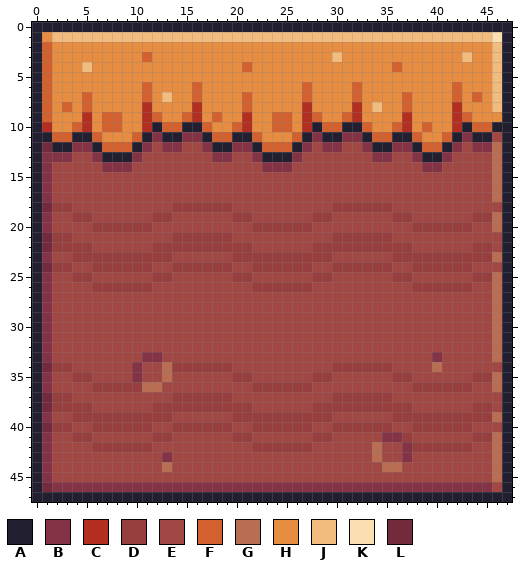
Edited in one commit: pixel-art sprite (assets/9patch_Orange Grass 9Patch_all_17.png). This is how it looked before the edit.
The file is 48x48 pixels.
Palette (. is transparent): A #211f30  B #843346  C #b22e20  D #963f3e  E #a14744  F #d2612f  G #b96e54  H #e68d41  J #f2bc7e  K #fbdfb1  L #732a3d
The result:
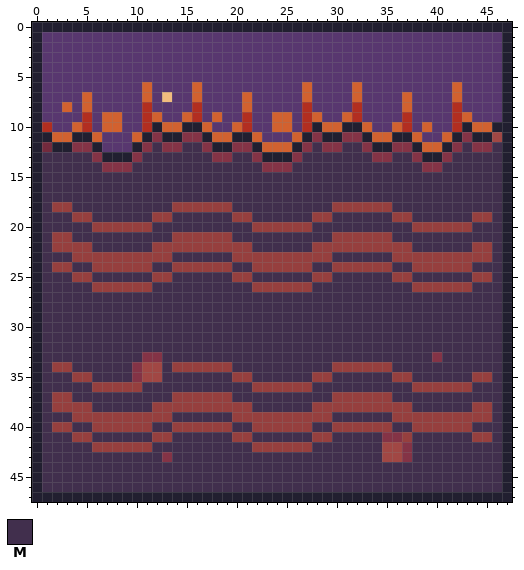
Colours new in this view: M #412f4d
Changes in this commit:
@@ palette @@
-H #e68d41
+H #58376f
@@ x 0..47 @@
  0 AAAAAAAAAAAAAAAAAAAAAAAAAAAAAAAAAAAAAAAAAAAAAAAA
- 1 AHJJJJJJJJJJJJJJJJJJJJJJJJJJJJJJJJJJJJJJJJJJJJKA
- 2 AFHHHHHHHHHHHHHHHHHHHHHHHHHHHHHHHHHHHHHHHHHHHHJA
- 3 AFHHHHHHHHHFHHHHHHHHHHHHHHHHHHJHHHHHHHHHHHHJHHJA
- 4 AFHHHJHHHHHHHHHHHHHHHFHHHHHHHHHHHHHHFHHHHHHHHHJA
- 5 AFHHHHHHHHHHHHHHHHHHHHHHHHHHHHHHHHHHHHHHHHHHHHJA
- 6 AFHHHHHHHHHFHHHHFHHHHHHHHHHFHHHHFHHHHHHHHHFHHHJA
- 7 AFHHHFHHHHHFHJHHFHHHHFHHHHHFHHHHFHHHHFHHHHFHFHJA
- 8 AFHFHFHHHHHCHHHHCHHHHFHHHHHCHHHHCHJHHFHHHHCHHHJA
- 9 AFHHHCHFFHHCFHHFCHFHHCHHFFHCFHHFCHHHHCHHHHCFHHHA
+ 1 AHHHHHHHHHHHHHHHHHHHHHHHHHHHHHHHHHHHHHHHHHHHHHHA
+ 2 AHHHHHHHHHHHHHHHHHHHHHHHHHHHHHHHHHHHHHHHHHHHHHHA
+ 3 AHHHHHHHHHHHHHHHHHHHHHHHHHHHHHHHHHHHHHHHHHHHHHHA
+ 4 AHHHHHHHHHHHHHHHHHHHHHHHHHHHHHHHHHHHHHHHHHHHHHHA
+ 5 AHHHHHHHHHHHHHHHHHHHHHHHHHHHHHHHHHHHHHHHHHHHHHHA
+ 6 AHHHHHHHHHHFHHHHFHHHHHHHHHHFHHHHFHHHHHHHHHFHHHHA
+ 7 AHHHHFHHHHHFHJHHFHHHHFHHHHHFHHHHFHHHHFHHHHFHHHHA
+ 8 AHHFHFHHHHHCHHHHCHHHHFHHHHHCHHHHCHHHHFHHHHCHHHHA
+ 9 AHHHHCHFFHHCFHHFCHFHHCHHFFHCFHHFCHHHHCHHHHCFHHHA
 10 ACHHFCHFFHHCAFFAAFHHFCHHFFHCAFFAAFHHFCHFHHCAFFAA
 11 AAFFAAFHHHFABAABBAFFAAFHHHFABAABBAFFAAFHHFABAAEA
-12 ALAABBAFFFABEBBEEBAABBAFFFABEBBEEBAABBAFFABEBBGA
-13 ABBBEEBAAABEEEEEEEBBEEBAAABEEEEEEEBBEEBAABEEEEGA
-14 ABEEEEEBBBEEEEEEEEEEEEEBBBEEEEEEEEEEEEEBBEEEEEGA
-15 ABEEEEEEEEEEEEEEEEEEEEEEEEEEEEEEEEEEEEEEEEEEEEGA
-16 ABEEEEEEEEEEEEEEEEEEEEEEEEEEEEEEEEEEEEEEEEEEEEGA
-17 ABEEEEEEEEEEEEEEEEEEEEEEEEEEEEEEEEEEEEEEEEEEEEGA
-18 ALDDEEEEEEEEEEDDDDDDEEEEEEEEEEDDDDDDEEEEEEEEEEEA
-19 ABEEDDEEEEEEDDEEEEEEDDEEEEEEDDEEEEEEDDEEEEEEDDGA
-20 ABEEEEDDDDDDEEEEEEEEEEDDDDDDEEEEEEEEEEDDDDDDEEGA
-21 ALDDEEEEEEEEEEDDDDDDEEEEEEEEEEDDDDDDEEEEEEEEEEEA
-22 ALDDDDEEEEEEDDDDDDDDDDEEEEEEDDDDDDDDDDEEEEEEDDEA
-23 ABEEDDDDDDDDDDEEEEEEDDDDDDDDDDEEEEEEDDDDDDDDDDGA
-24 ALDDEEDDDDDDEEDDDDDDEEDDDDDDEEDDDDDDEEDDDDDDEEEA
-25 ABEEDDEEEEEEDDEEEEEEDDEEEEEEDDEEEEEEDDEEEEEEDDGA
-26 ABEEEEDDDDDDEEEEEEEEEEDDDDDDEEEEEEEEEEDDDDDDEEGA
-27 ABEEEEEEEEEEEEEEEEEEEEEEEEEEEEEEEEEEEEEEEEEEEEGA
-28 ABEEEEEEEEEEEEEEEEEEEEEEEEEEEEEEEEEEEEEEEEEEEEGA
-29 ABEEEEEEEEEEEEEEEEEEEEEEEEEEEEEEEEEEEEEEEEEEEEGA
-30 ABEEEEEEEEEEEEEEEEEEEEEEEEEEEEEEEEEEEEEEEEEEEEGA
-31 ABEEEEEEEEEEEEEEEEEEEEEEEEEEEEEEEEEEEEEEEEEEEEGA
-32 ABEEEEEEEEEEEEEEEEEEEEEEEEEEEEEEEEEEEEEEEEEEEEGA
-33 ABEEEEEEEEEBBEEEEEEEEEEEEEEEEEEEEEEEEEEEBEEEEEGA
-34 ALDDEEEEEEBEEGDDDDDDEEEEEEEEEEDDDDDDEEEEGEEEEEEA
-35 ABEEDDEEEEBEEGEEEEEEDDEEEEEEDDEEEEEEDDEEEEEEDDGA
-36 ABEEEEDDDDDGGEEEEEEEEEDDDDDDEEEEEEEEEEDDDDDDEEGA
-37 ALDDEEEEEEEEEEDDDDDDEEEEEEEEEEDDDDDDEEEEEEEEEEEA
-38 ALDDDDEEEEEEDDDDDDDDDDEEEEEEDDDDDDDDDDEEEEEEDDEA
-39 ABEEDDDDDDDDDDEEEEEEDDDDDDDDDDEEEEEEDDDDDDDDDDGA
-40 ALDDEEDDDDDDEEDDDDDDEEDDDDDDEEDDDDDDEEDDDDDDEEEA
-41 ABEEDDEEEEEEDDEEEEEEDDEEEEEEDDEEEEEBBDEEEEEEDDGA
-42 ABEEEEDDDDDDEEEEEEEEEEDDDDDDEEEEEEGEEBDDDDDDEEGA
-43 ABEEEEEEEEEEEBEEEEEEEEEEEEEEEEEEEEGEEBEEEEEEEEGA
-44 ABEEEEEEEEEEEGEEEEEEEEEEEEEEEEEEEEEGGEEEEEEEEEGA
-45 ABEEEEEEEEEEEEEEEEEEEEEEEEEEEEEEEEEEEEEEEEEEEEGA
-46 ALBBBBBBBBBBBBBBBBBBBBBBBBBBBBBBBBBBBBBBBBBBBBEA
+12 ALAABBAHHHABMBBMMBAABBAFFFABMBBMMBAABBAFFABMBBMA
+13 AMMMMMBAAABMMMMMMMBBMMBAAABMMMMMMMBBMMBAABMMMMMA
+14 AMMMMMMBBBMMMMMMMMMMMMMBBBMMMMMMMMMMMMMBBMMMMMMA
+15 AMMMMMMMMMMMMMMMMMMMMMMMMMMMMMMMMMMMMMMMMMMMMMMA
+16 AMMMMMMMMMMMMMMMMMMMMMMMMMMMMMMMMMMMMMMMMMMMMMMA
+17 AMMMMMMMMMMMMMMMMMMMMMMMMMMMMMMMMMMMMMMMMMMMMMMA
+18 AMDDMMMMMMMMMMDDDDDDMMMMMMMMMMDDDDDDMMMMMMMMMMMA
+19 AMMMDDMMMMMMDDMMMMMMDDMMMMMMDDMMMMMMDDMMMMMMDDMA
+20 AMMMMMDDDDDDMMMMMMMMMMDDDDDDMMMMMMMMMMDDDDDDMMMA
+21 AMDDMMMMMMMMMMDDDDDDMMMMMMMMMMDDDDDDMMMMMMMMMMMA
+22 AMDDDDMMMMMMDDDDDDDDDDMMMMMMDDDDDDDDDDMMMMMMDDMA
+23 AMMMDDDDDDDDDDMMMMMMDDDDDDDDDDMMMMMMDDDDDDDDDDMA
+24 AMDDMMDDDDDDMMDDDDDDMMDDDDDDMMDDDDDDMMDDDDDDMMMA
+25 AMMMDDMMMMMMDDMMMMMMDDMMMMMMDDMMMMMMDDMMMMMMDDMA
+26 AMMMMMDDDDDDMMMMMMMMMMDDDDDDMMMMMMMMMMDDDDDDMMMA
+27 AMMMMMMMMMMMMMMMMMMMMMMMMMMMMMMMMMMMMMMMMMMMMMMA
+28 AMMMMMMMMMMMMMMMMMMMMMMMMMMMMMMMMMMMMMMMMMMMMMMA
+29 AMMMMMMMMMMMMMMMMMMMMMMMMMMMMMMMMMMMMMMMMMMMMMMA
+30 AMMMMMMMMMMMMMMMMMMMMMMMMMMMMMMMMMMMMMMMMMMMMMMA
+31 AMMMMMMMMMMMMMMMMMMMMMMMMMMMMMMMMMMMMMMMMMMMMMMA
+32 AMMMMMMMMMMMMMMMMMMMMMMMMMMMMMMMMMMMMMMMMMMMMMMA
+33 AMMMMMMMMMMBBMMMMMMMMMMMMMMMMMMMMMMMMMMMBMMMMMMA
+34 AMDDMMMMMMBEEMDDDDDDMMMMMMMMMMDDDDDDMMMMMMMMMMMA
+35 AMMMDDMMMMBEEMMMMMMMDDMMMMMMDDMMMMMMDDMMMMMMDDMA
+36 AMMMMMDDDDDMMMMMMMMMMMDDDDDDMMMMMMMMMMDDDDDDMMMA
+37 AMDDMMMMMMMMMMDDDDDDMMMMMMMMMMDDDDDDMMMMMMMMMMMA
+38 AMDDDDMMMMMMDDDDDDDDDDMMMMMMDDDDDDDDDDMMMMMMDDMA
+39 AMMMDDDDDDDDDDMMMMMMDDDDDDDDDDMMMMMMDDDDDDDDDDMA
+40 AMDDMMDDDDDDMMDDDDDDMMDDDDDDMMDDDDDDMMDDDDDDMMMA
+41 AMMMDDMMMMMMDDMMMMMMDDMMMMMMDDMMMMMBBDMMMMMMDDMA
+42 AMMMMMDDDDDDMMMMMMMMMMDDDDDDMMMMMMMEEBMMMMMMMMMA
+43 AMMMMMMMMMMMMBMMMMMMMMMMMMMMMMMMMMMEEBMMMMMMMMMA
+44 AMMMMMMMMMMMMMMMMMMMMMMMMMMMMMMMMMMMMMMMMMMMMMMA
+45 AMMMMMMMMMMMMMMMMMMMMMMMMMMMMMMMMMMMMMMMMMMMMMMA
+46 AMMMMMMMMMMMMMMMMMMMMMMMMMMMMMMMMMMMMMMMMMMMMMMA
 47 AAAAAAAAAAAAAAAAAAAAAAAAAAAAAAAAAAAAAAAAAAAAAAAA
Boxes around the changes in both pictures, in picture pixels (x1, y1, x2, y2):
changed: (42, 32, 502, 492)
